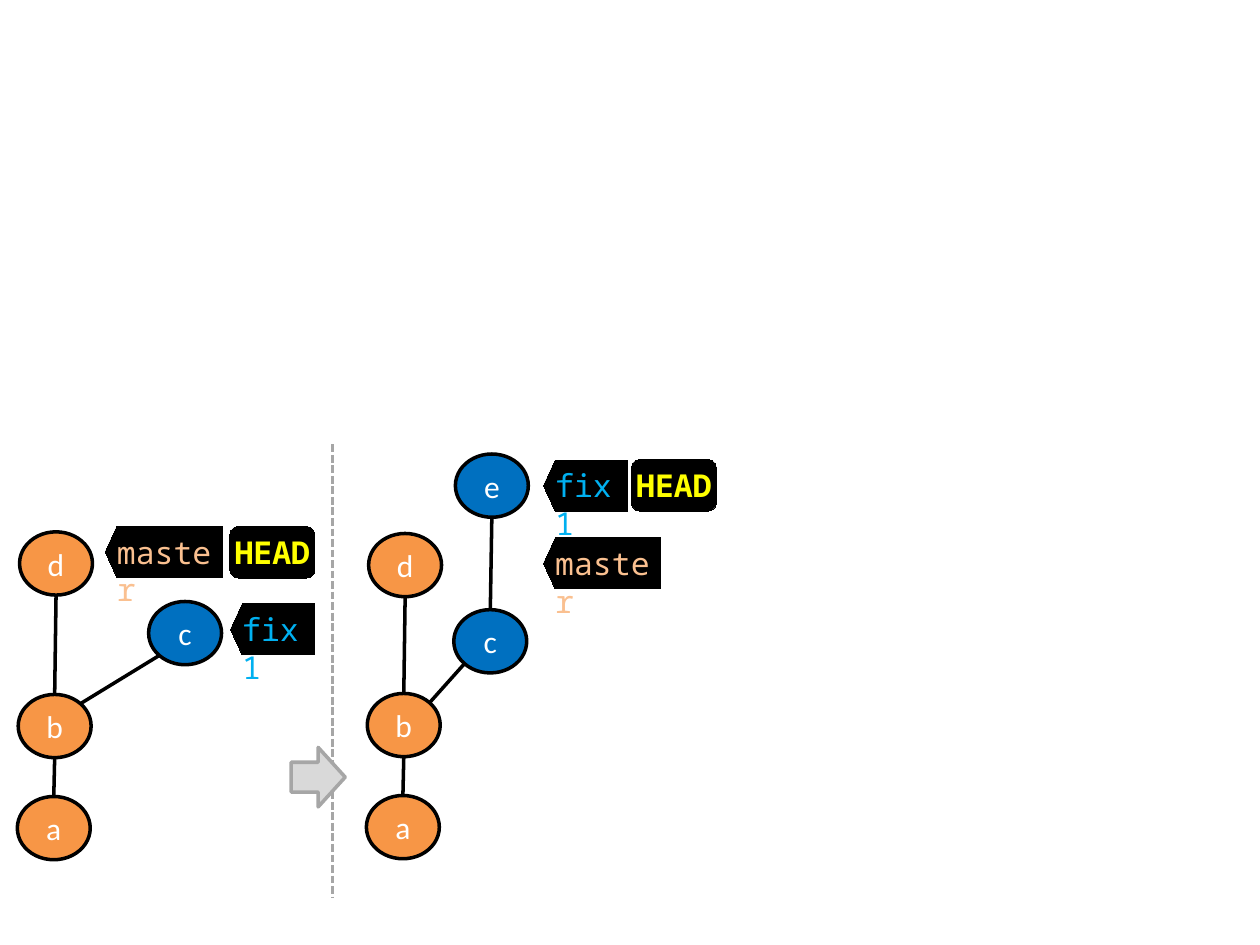
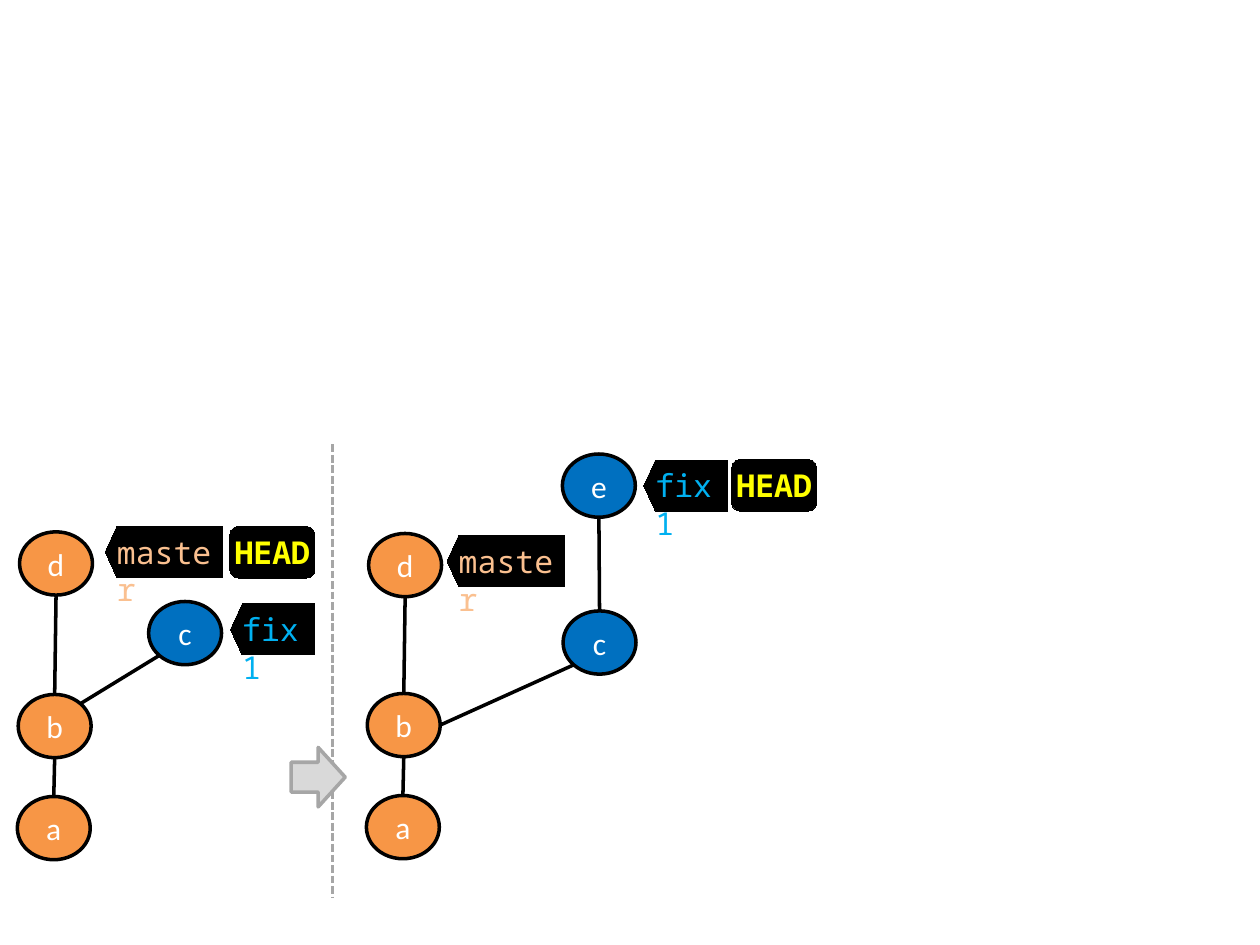
Before and after one commit to se-edu/se-book, a slide deck: slide 2 of diagrams/gitAndGithub/branch/branchesAsLabels.pptx. Drawn at 1260x945 pixels with LibreOffice and Linux fonts; fonts in the diff are those of the drawing. Boxes give left, top, right and bottom in pixels: in the first picture for what was removed or moved away, otherwise in the second. Text is boxed around its words. In the diff, an @@ line names an element or a change of style, - is before the commit and + after.

```diff
--- a/diagrams/gitAndGithub/branch/branchesAsLabels.pptx
+++ b/diagrams/gitAndGithub/branch/branchesAsLabels.pptx
@@ ellipse "e": place and size @@
-ellipse "e" at [455,454,528,517]
+ellipse "e" at [562,454,635,517]
@@ right arrow "fix1": place and size @@
-right arrow "fix1" at [543,460,626,510]
+right arrow "fix1" at [644,460,727,510]
@@ rounded rectangle "HEAD": place and size @@
-rounded rectangle "HEAD" at [631,460,717,512]
+rounded rectangle "HEAD" at [732,460,818,512]
@@ right arrow "master": place and size @@
-right arrow "master" at [543,538,660,588]
+right arrow "master" at [447,536,564,586]
@@ line moved from (490, 610) - (491, 518) to (600, 611) - (598, 518) @@
@@ ellipse "c": place and size @@
-ellipse "c" at [454,610,527,673]
+ellipse "c" at [563,611,636,674]
@@ line moved from (430, 703) - (465, 664) to (440, 724) - (573, 665) @@
```
Also in this commit, not shown: 20 other files.
